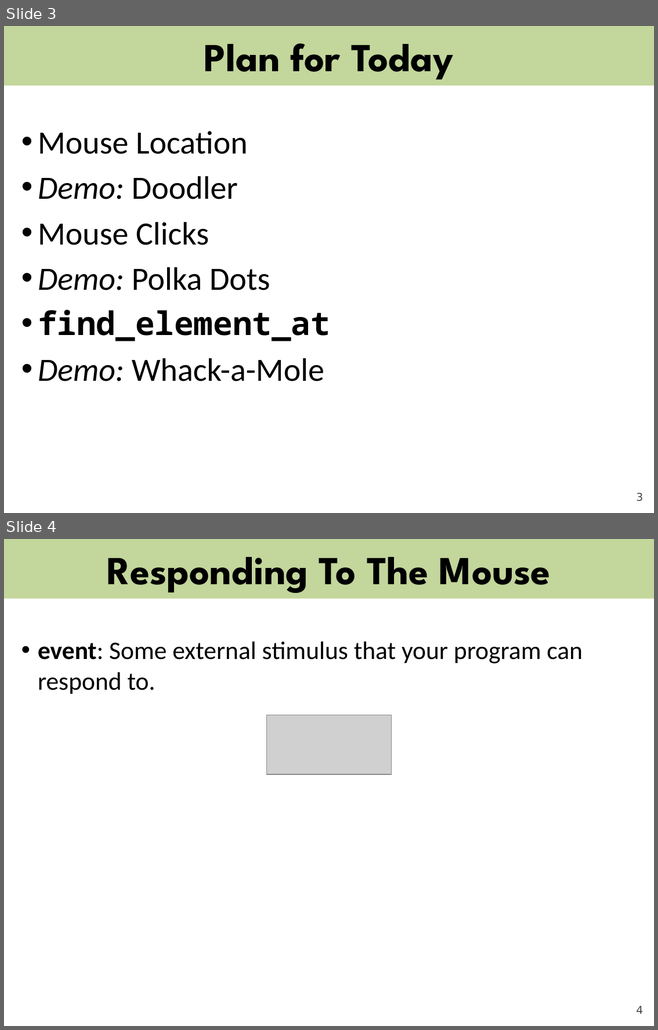
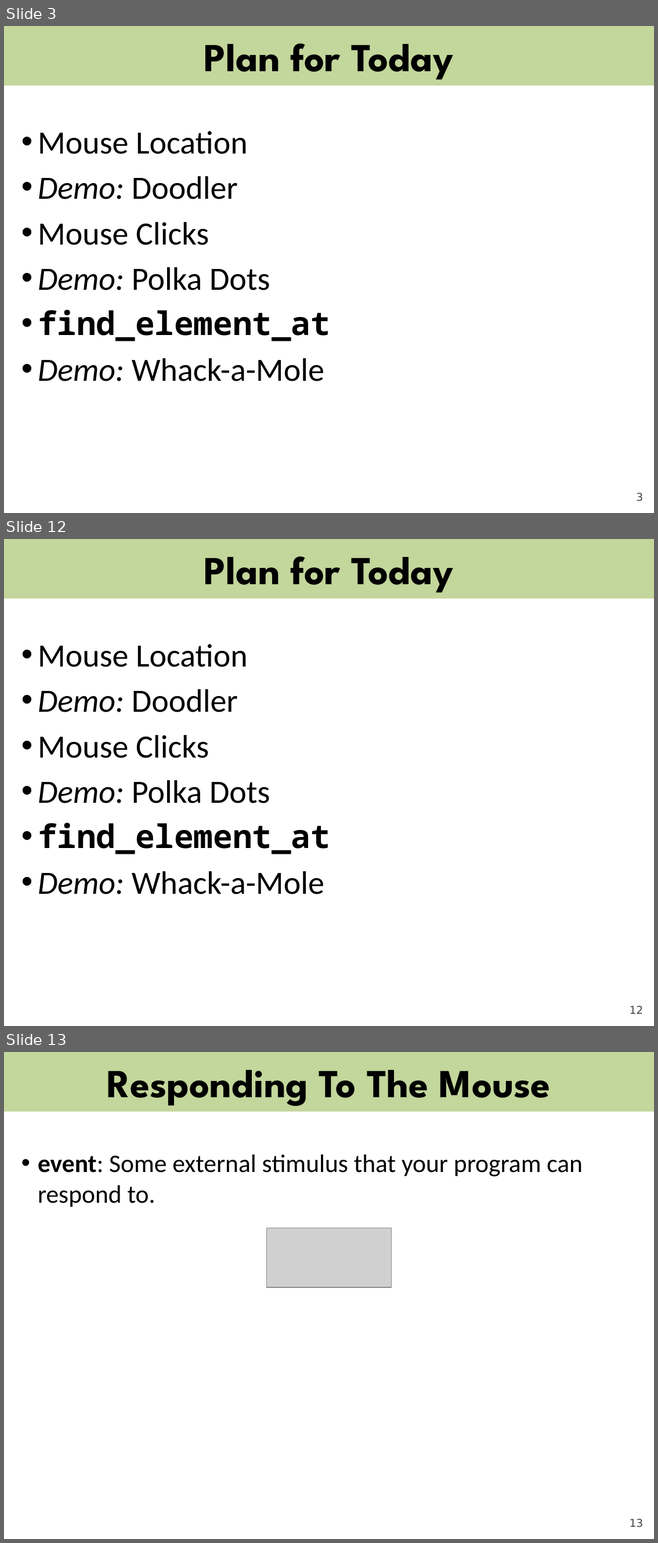
Before and after one commit to csbridge/csbridge2020, a slide deck: docs/slides/12-Mouse.pptx. Shown one above the other, each under a label of ours: slides 3 and 4 before the commit, slides 3, 12 and 13 after it; the slides between them are not shown. The pictures are 658x1030 and 658x1543 pixels, drawn with LibreOffice and Linux fonts; fonts in the diff are those of the drawing; grey boxes stand for pictures. Boxes give left, top, right and bottom in pixels: in the first picture for what was removed or moved away, otherwise in the second. Text is boxed around its words. In the diff, an @@ line names an element or a change of style, - is before the commit and + after.

```diff
--- a/docs/slides/12-Mouse.pptx
+++ b/docs/slides/12-Mouse.pptx
@@ slide 12 added at [4,539,654,1026], background #FFFFFF; not listed: 2 template elements that a slide beside it also shows @@
@@ title added at [204,556,453,593], 44 pt, text #000000, bold @@
+Plan for Today
@@ text added at [38,644,330,895], 36 pt, text #000000 @@
+• Mouse Location
+• Demo: Doodler
+• Mouse Clicks
+• Demo: Polka Dots
+• find_element_at
+• Demo: Whack-a-Mole
@@ what was slide 4 is now slide 13 @@
@@ page number at [629,1519,643,1528]: text changed @@
-4
+13
```
Also in this commit, not shown: 8 other slides added, 2 other files.
